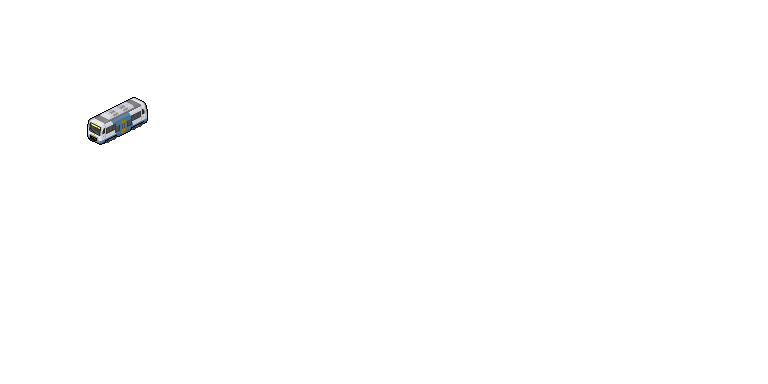
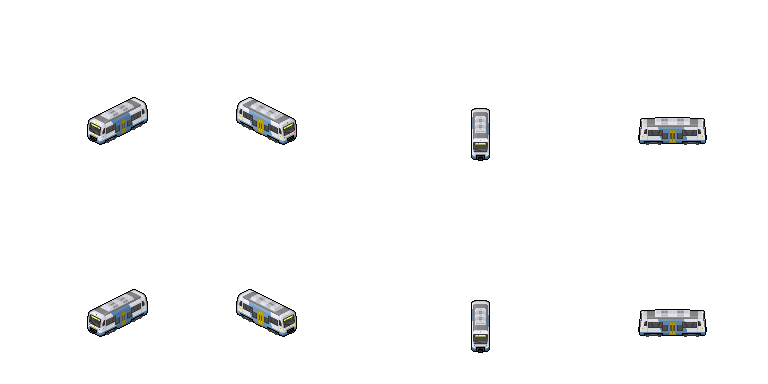
Before/after of a (768, 384) layered artwork. What changed in the layer stack:
painted on "Gehweg Ampel vorne back #2" over bbox(87, 97, 707, 353)
